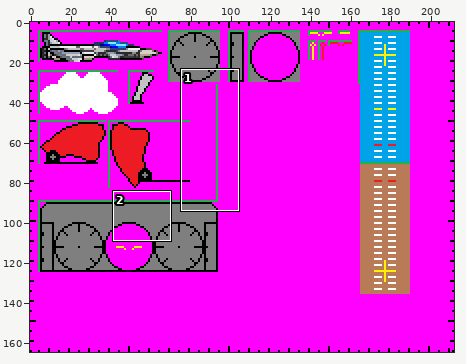
A sprite sheet gets an edit: SpriteSheet.png. Above: a wide view before the commit, with the close-up outlined.
Close-up. Before:
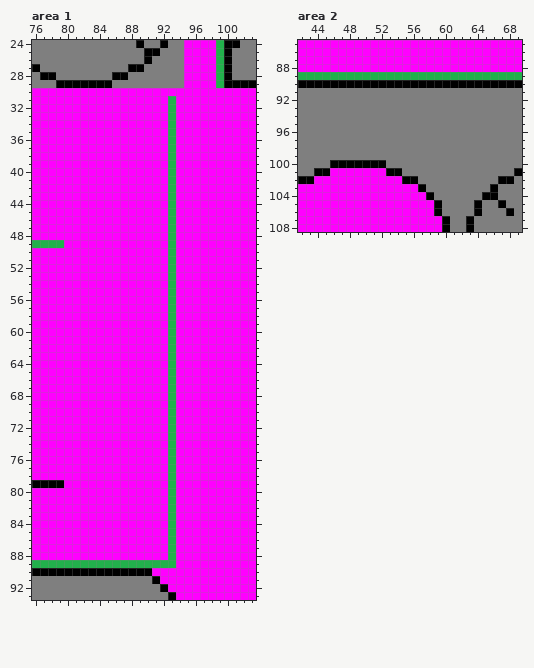
The file is 212x165 pixels. Colours within 5 levels of each other are drawn and written as one. Shown: area 1: x 76..103, y 24..93; area 2: x 42..69, y 85..108.
Now the later version:
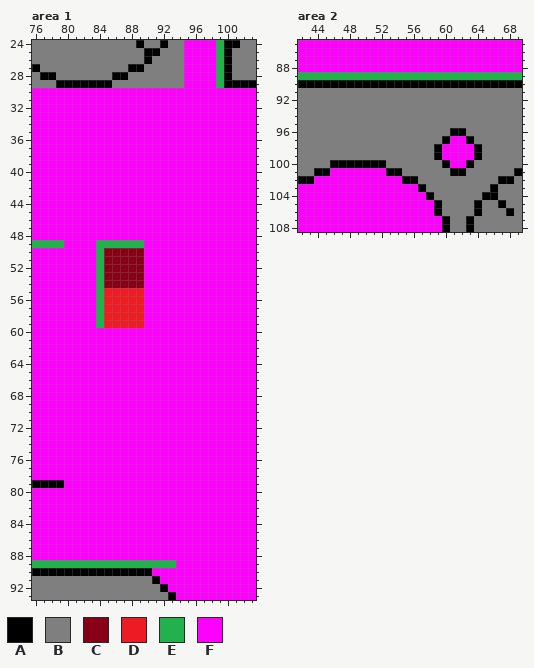
Palette (. is transparent): A #000000  B #7f7f7f  C #880015  D #ed1c24  E #22b14c  F #ff00ff
Changes in this commit:
--- area 1
@@ x 82..95 @@
 30 FFFFFFFFFFFFFF
-31 FFFFFFFFFFFEFF
-32 FFFFFFFFFFFEFF
-33 FFFFFFFFFFFEFF
-34 FFFFFFFFFFFEFF
-35 FFFFFFFFFFFEFF
-36 FFFFFFFFFFFEFF
-37 FFFFFFFFFFFEFF
-38 FFFFFFFFFFFEFF
-39 FFFFFFFFFFFEFF
-40 FFFFFFFFFFFEFF
-41 FFFFFFFFFFFEFF
-42 FFFFFFFFFFFEFF
-43 FFFFFFFFFFFEFF
-44 FFFFFFFFFFFEFF
-45 FFFFFFFFFFFEFF
-46 FFFFFFFFFFFEFF
-47 FFFFFFFFFFFEFF
-48 FFFFFFFFFFFEFF
-49 FFFFFFFFFFFEFF
-50 FFFFFFFFFFFEFF
-51 FFFFFFFFFFFEFF
-52 FFFFFFFFFFFEFF
-53 FFFFFFFFFFFEFF
-54 FFFFFFFFFFFEFF
-55 FFFFFFFFFFFEFF
-56 FFFFFFFFFFFEFF
-57 FFFFFFFFFFFEFF
-58 FFFFFFFFFFFEFF
-59 FFFFFFFFFFFEFF
-60 FFFFFFFFFFFEFF
-61 FFFFFFFFFFFEFF
-62 FFFFFFFFFFFEFF
-63 FFFFFFFFFFFEFF
-64 FFFFFFFFFFFEFF
-65 FFFFFFFFFFFEFF
-66 FFFFFFFFFFFEFF
-67 FFFFFFFFFFFEFF
-68 FFFFFFFFFFFEFF
-69 FFFFFFFFFFFEFF
-70 FFFFFFFFFFFEFF
-71 FFFFFFFFFFFEFF
-72 FFFFFFFFFFFEFF
-73 FFFFFFFFFFFEFF
-74 FFFFFFFFFFFEFF
-75 FFFFFFFFFFFEFF
-76 FFFFFFFFFFFEFF
-77 FFFFFFFFFFFEFF
-78 FFFFFFFFFFFEFF
-79 FFFFFFFFFFFEFF
-80 FFFFFFFFFFFEFF
-81 FFFFFFFFFFFEFF
-82 FFFFFFFFFFFEFF
-83 FFFFFFFFFFFEFF
-84 FFFFFFFFFFFEFF
-85 FFFFFFFFFFFEFF
-86 FFFFFFFFFFFEFF
-87 FFFFFFFFFFFEFF
-88 FFFFFFFFFFFEFF
+31 FFFFFFFFFFFFFF
+32 FFFFFFFFFFFFFF
+33 FFFFFFFFFFFFFF
+34 FFFFFFFFFFFFFF
+35 FFFFFFFFFFFFFF
+36 FFFFFFFFFFFFFF
+37 FFFFFFFFFFFFFF
+38 FFFFFFFFFFFFFF
+39 FFFFFFFFFFFFFF
+40 FFFFFFFFFFFFFF
+41 FFFFFFFFFFFFFF
+42 FFFFFFFFFFFFFF
+43 FFFFFFFFFFFFFF
+44 FFFFFFFFFFFFFF
+45 FFFFFFFFFFFFFF
+46 FFFFFFFFFFFFFF
+47 FFFFFFFFFFFFFF
+48 FFFFFFFFFFFFFF
+49 FFEEEEEEFFFFFF
+50 FFECCCCCFFFFFF
+51 FFECCCCCFFFFFF
+52 FFECCCCCFFFFFF
+53 FFECCCCCFFFFFF
+54 FFECCCCCFFFFFF
+55 FFEDDDDDFFFFFF
+56 FFEDDDDDFFFFFF
+57 FFEDDDDDFFFFFF
+58 FFEDDDDDFFFFFF
+59 FFEDDDDDFFFFFF
+60 FFFFFFFFFFFFFF
+61 FFFFFFFFFFFFFF
+62 FFFFFFFFFFFFFF
+63 FFFFFFFFFFFFFF
+64 FFFFFFFFFFFFFF
+65 FFFFFFFFFFFFFF
+66 FFFFFFFFFFFFFF
+67 FFFFFFFFFFFFFF
+68 FFFFFFFFFFFFFF
+69 FFFFFFFFFFFFFF
+70 FFFFFFFFFFFFFF
+71 FFFFFFFFFFFFFF
+72 FFFFFFFFFFFFFF
+73 FFFFFFFFFFFFFF
+74 FFFFFFFFFFFFFF
+75 FFFFFFFFFFFFFF
+76 FFFFFFFFFFFFFF
+77 FFFFFFFFFFFFFF
+78 FFFFFFFFFFFFFF
+79 FFFFFFFFFFFFFF
+80 FFFFFFFFFFFFFF
+81 FFFFFFFFFFFFFF
+82 FFFFFFFFFFFFFF
+83 FFFFFFFFFFFFFF
+84 FFFFFFFFFFFFFF
+85 FFFFFFFFFFFFFF
+86 FFFFFFFFFFFFFF
+87 FFFFFFFFFFFFFF
+88 FFFFFFFFFFFFFF
 89 EEEEEEEEEEEEFF
--- area 2
@@ x 57..66 @@
  95 BBBBBBBBBB
- 96 BBBBBBBBBB
- 97 BBBBBBBBBB
- 98 BBBBBBBBBB
- 99 BBBBBBBBBB
-100 BBBBBBBBBB
-101 BBBBBBBBBB
+ 96 BBBBAABBBB
+ 97 BBBAFFABBB
+ 98 BBAFFFFABB
+ 99 BBAFFFFABB
+100 BBBAFFABBB
+101 BBBBAABBBB
 102 BBBBBBBBBB
Boxes around the changes in both close-ups, in picture pixels (x1, y1, x2, y2):
changed: (96, 96, 176, 560)
changed: (434, 128, 482, 176)
